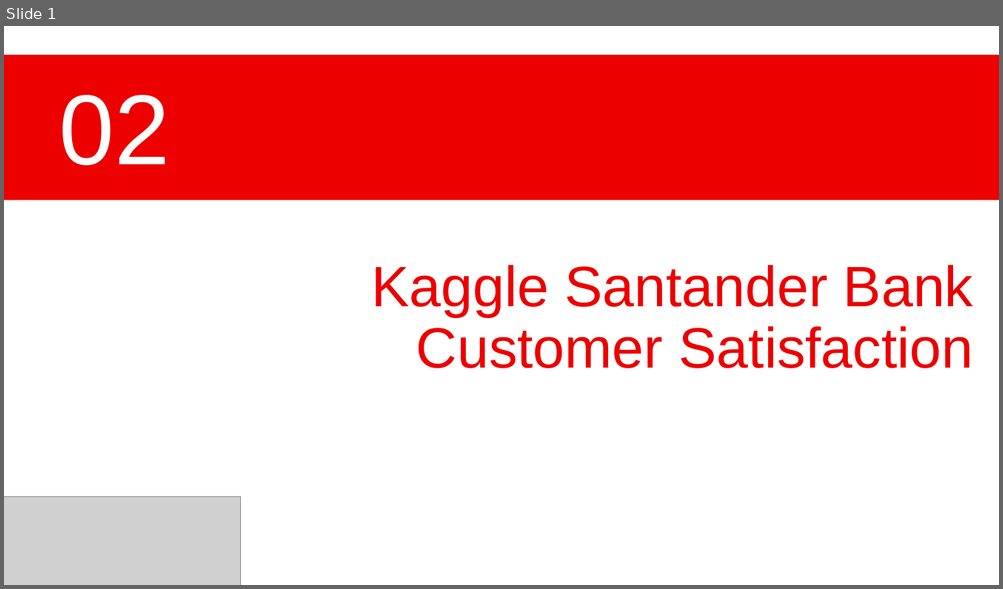
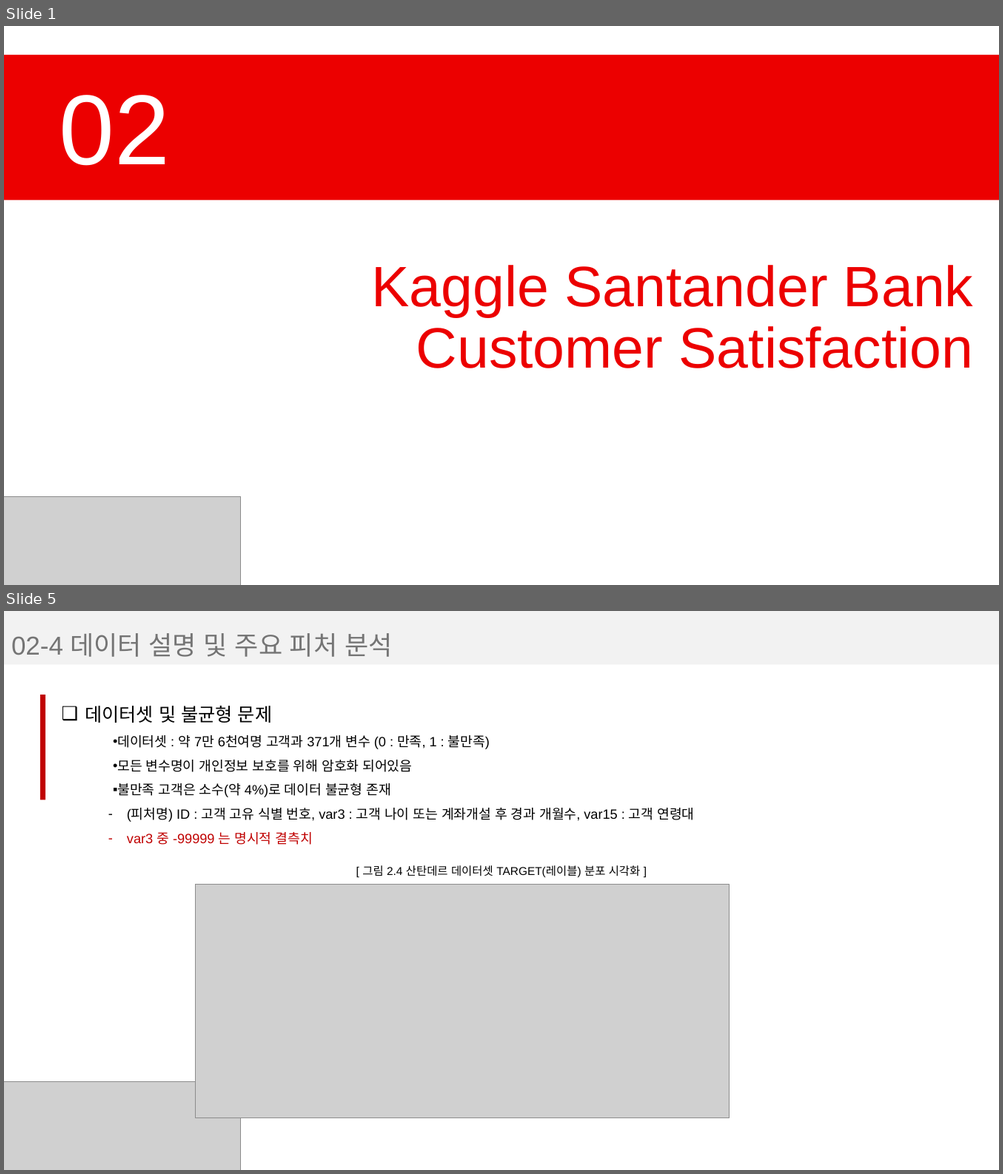
Before and after one commit to jaemin1020/big20-ML-project2-team3, a slide deck: 0.report/산탄데르_ppt_template.pptx. Shown one above the other, each under a label of ours: slide 1 before the commit, slides 1 and 5 after it; the slides between them are not shown. The pictures are 1003x589 and 1003x1174 pixels, drawn with LibreOffice and Linux fonts; fonts in the diff are those of the drawing; grey boxes stand for pictures. Boxes give left, top, right and bottom in pixels: in the first picture for what was removed or moved away, otherwise in the second. Text is boxed around its words. In the diff, an @@ line names an element or a change of style, - is before the commit and + after.

Commit message:
[수정 및 추가] ppt template 산탄데르 수정 및 추가

```diff
--- a/0.report/산탄데르_ppt_template.pptx
+++ b/0.report/산탄데르_ppt_template.pptx
@@ slide 5 added at [4, 611, 999, 1170], background #FFFFFF @@
@@ rectangle added at [4, 611, 999, 665], fill #F2F2F2 @@
@@ text added at [11, 633, 392, 657], 25 pt, text #747474 @@
+02-4 데이터 설명 및 주요 피처 분석
@@ rectangle added at [40, 695, 45, 800], fill #C00000 @@
@@ text added at [85, 706, 694, 845], 13 pt, text #000000 @@
+❑ 데이터셋 및 불균형 문제
+    • 데이터셋 : 약 7만 6천여명 고객과 371개 변수 (0 : 만족, 1 : 불만족)
+    • 모든 변수명이 개인정보 보호를 위해 암호화 되어있음
+    ▪ 불만족 고객은 소수(약 4%)로 데이터 불균형 존재
+      – (피처명) ID : 고객 고유 식별 번호, var3 : 고객 나이 또는 계좌개설 후 경과 개월수, var15 : 고객 연령대
+      – var3 중 -99999 는 명시적 결측치
@@ text added at [362, 866, 640, 877], 11 pt, text #000000 @@
+[ 그림 2.4 산탄데르 데이터셋 TARGET(레이블) 분포 시각화 ]
@@ picture added at [195, 884, 729, 1119] @@
@@ picture added at [4, 1082, 241, 1170] @@
```
Also in this commit, not shown: 4 slides changed, 4 other slides added, 1 other file.
